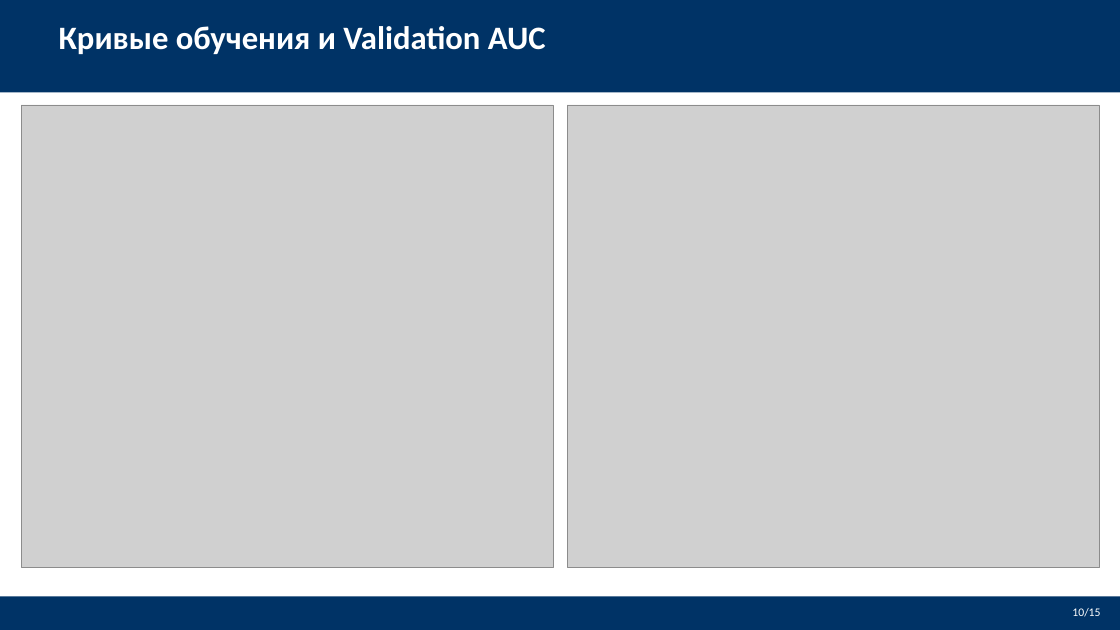
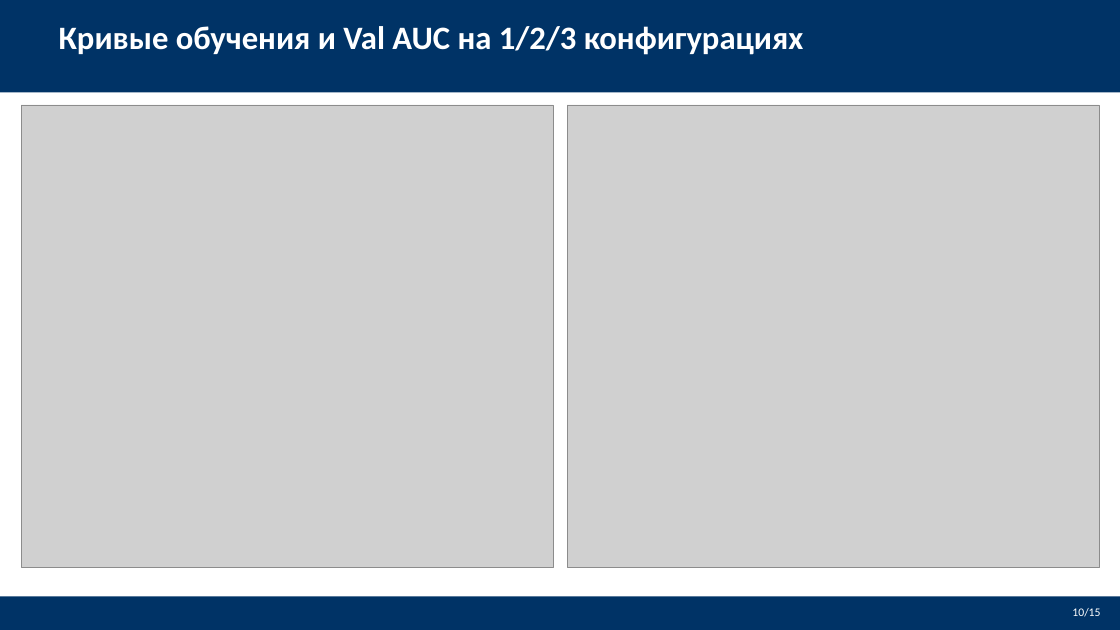
Before and after one commit to Jokeera/deepfake-detection, a slide deck: slide 10 of VKRDoc/Defense_Presentation.pptx. Drawn at 1120x630 pixels with LibreOffice and Linux fonts; fonts in the diff are those of the drawing; grey boxes stand for pictures. Boxes give left, top, right and bottom in pixels: in the first picture for what was removed or moved away, otherwise in the second. Text is boxed around its words. In the diff, an @@ line names an element or a change of style, - is before the commit and + after.

```diff
--- a/VKRDoc/Defense_Presentation.pptx
+++ b/VKRDoc/Defense_Presentation.pptx
@@ text at [59, 26, 804, 55]: text changed @@
-Кривые обучения и Validation AUC
+Кривые обучения и Val AUC на 1/2/3 конфигурациях
```
Also in this commit, not shown: 2 other slides changed, 6 other files.
